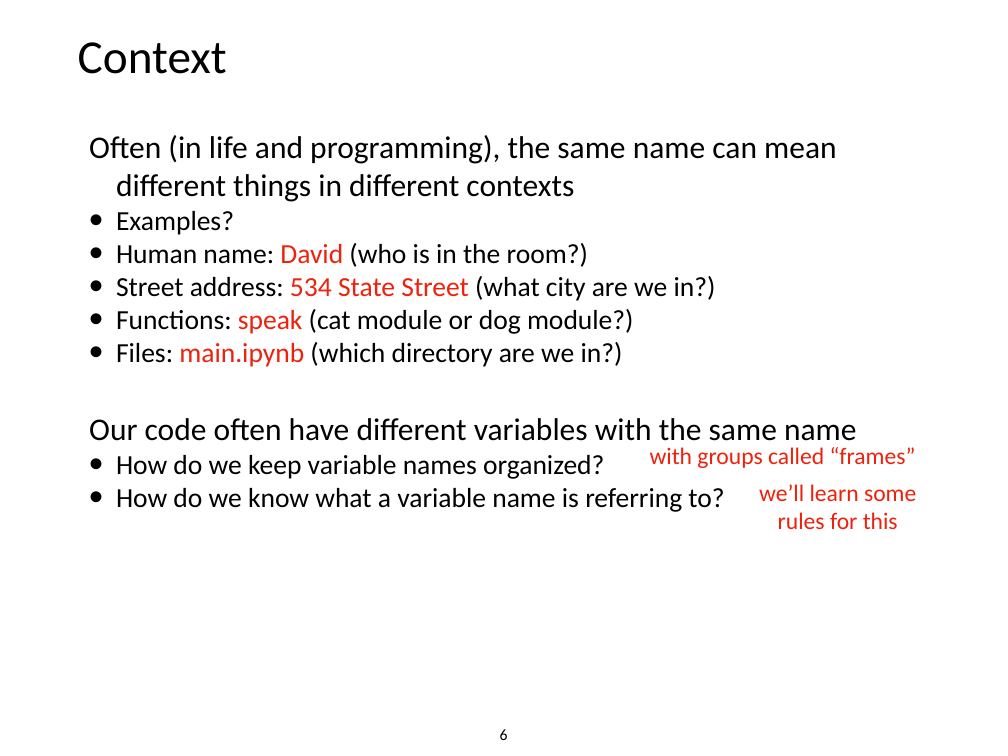
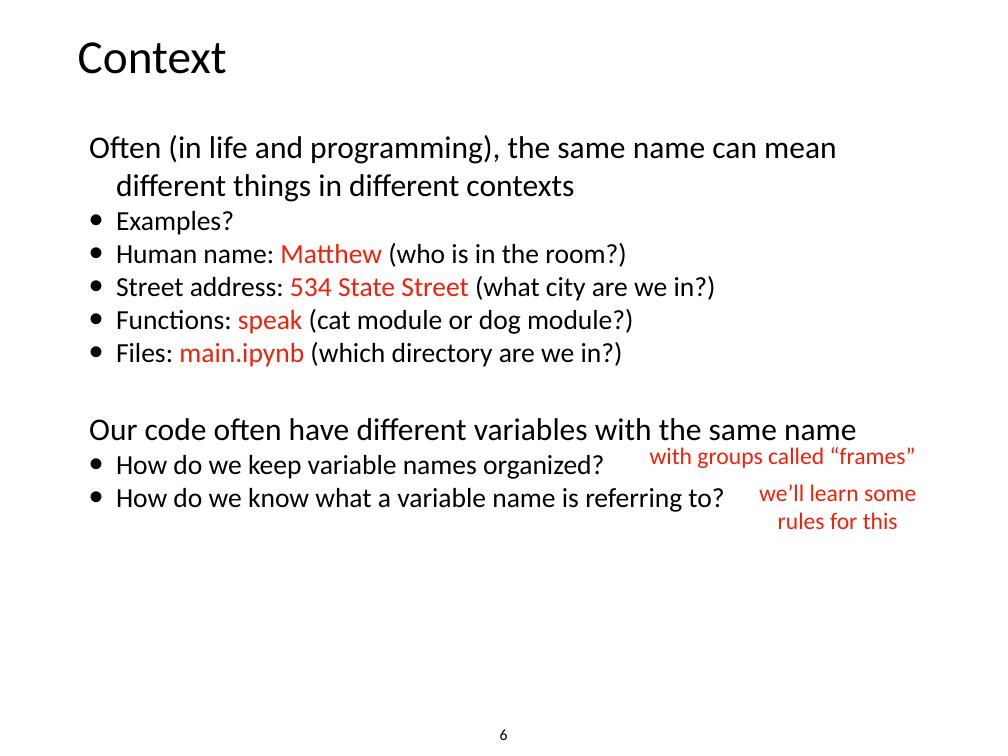
Before and after one commit to tylerharter/caraza-harter-com, a slide deck: slide 6 of tyler/meena/cs220/s22/materials/lecture_ppts/lec_07_S22.ppt. Drawn at 1008x756 pixels with LibreOffice and Linux fonts; fonts in the diff are those of the drawing. Boxes give left, top, right and bottom in pixels: in the first picture for what was removed or moved away, otherwise in the second. Text is boxed around its words. In the diff, an @@ line names an element or a change of style, - is before the commit and + after.

```diff
--- a/tyler/meena/cs220/s22/materials/lecture_ppts/lec_07_S22.ppt
+++ b/tyler/meena/cs220/s22/materials/lecture_ppts/lec_07_S22.ppt
@@ text at (116, 243, 626, 267): text changed @@
-• Human name: David (who is in the room?)
+• Human name: Matthew (who is in the room?)
```
Also in this commit, not shown: 8 other slides changed, 3 slides added, 10 slides removed.
